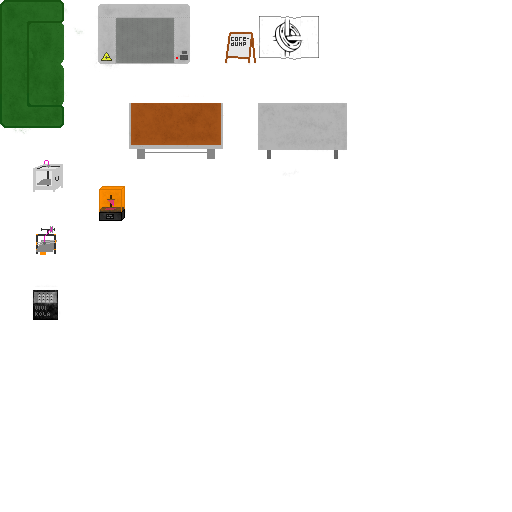
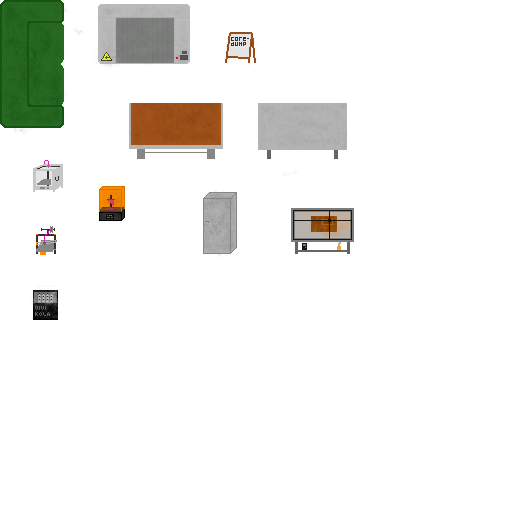
Layers edited between the first and the second 512x512 image:
removed layer "Paint Layer 4 (pasted)" over bbox(259, 16, 319, 60)
painted on "Malebene 2" over bbox(40, 187, 49, 189)
painted on "Malebene 3" over bbox(40, 187, 49, 189)
painted on "Lasercutter" over bbox(259, 16, 319, 60)
painted on "Schild" over bbox(210, 16, 319, 192)
painted on "Werkbank" over bbox(40, 16, 354, 259)
added layer "CNC" above "Kühlschrank" over bbox(291, 208, 354, 254)
added layer "Kühlschrank" above "Ultimaker" over bbox(203, 189, 238, 259)
painted on "Ultimaker" over bbox(40, 187, 49, 189)
painted on "Arbeitstisch" over bbox(40, 187, 225, 192)
